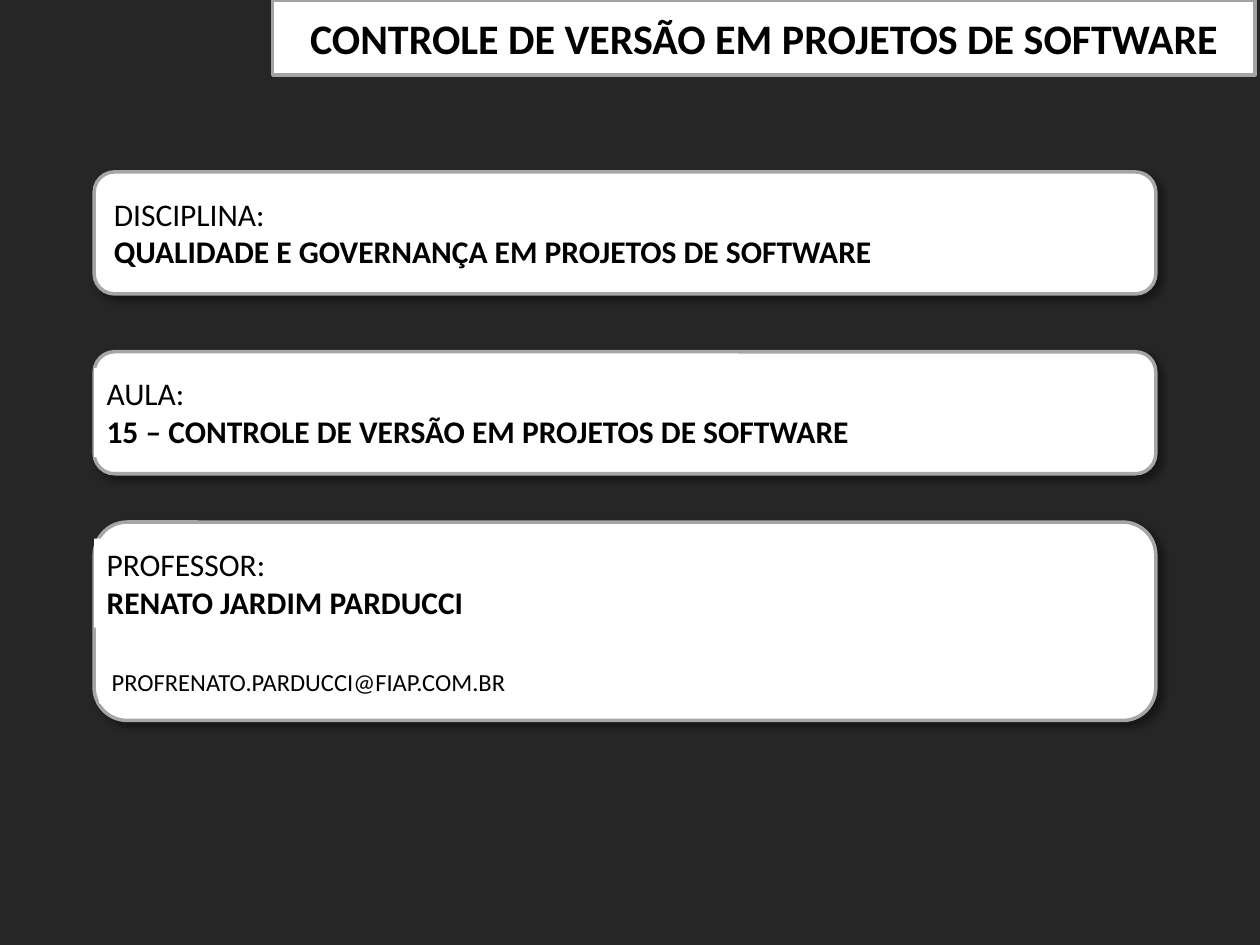
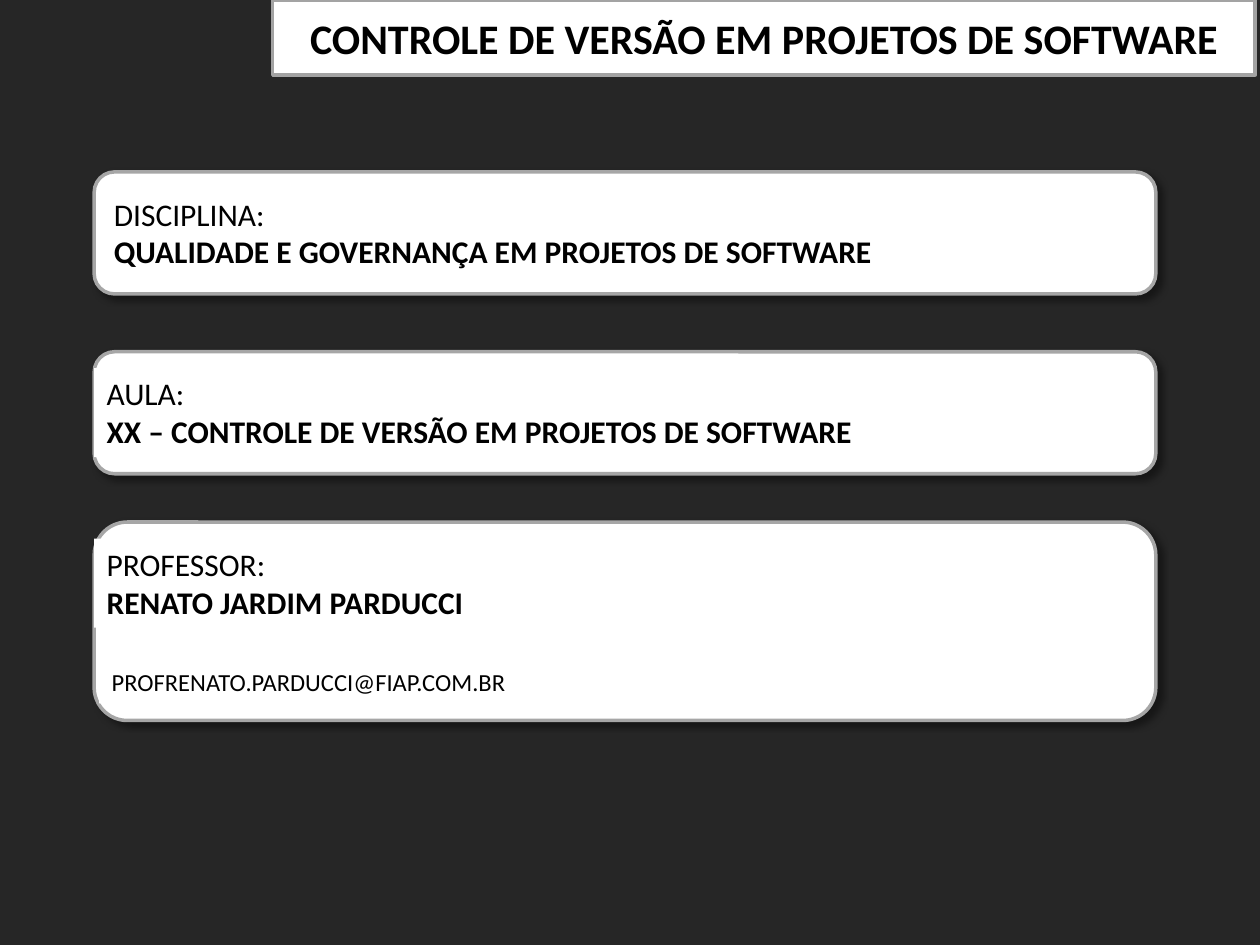
Before and after one commit to RenatoJardimParducci/Teste3SIR, a slide deck: slide 1 of FIAP-QualidProjSW-Aula15-CONTROLEdeVERSAO-v2.pptx. Drawn at 1260x945 pixels with LibreOffice and Linux fonts; fonts in the diff are those of the drawing; background and template pictures are left out. Boxes give left, top, right and bottom in pixels: in the first picture for what was removed or moved away, otherwise in the second. Text is boxed around its words. In the diff, an @@ line names an element or a change of style, - is before the commit and + after.

Commit message:
Add files via upload
Nova edicao PPT

```diff
--- a/FIAP-QualidProjSW-Aula15-CONTROLEdeVERSAO-v2.pptx
+++ b/FIAP-QualidProjSW-Aula15-CONTROLEdeVERSAO-v2.pptx
@@ text at (x1=107, y1=417, x2=851, y2=444): text changed @@
-15 – CONTROLE DE VERSÃO EM PROJETOS DE SOFTWARE
+XX – CONTROLE DE VERSÃO EM PROJETOS DE SOFTWARE
```
